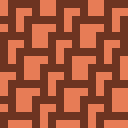
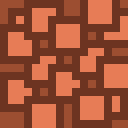
Before/after of a 128×128 layered artwork. What changed in the layer stack:
hid "Layer 1 copy 3" over [0, 112, 128, 128]
hid "Layer 1 copy 2" over [0, 80, 128, 128]
added layer "Layer 4" above "Layer 3" over [0, 0, 88, 64]
added layer "Layer 3" above "Layer 2" over [0, 0, 128, 128]
hid "Layer 1 copy" over [0, 48, 128, 104]
hid "Layer 1" over [0, 16, 128, 72]
hid "Layer 1 copy 4" over [0, 0, 128, 40]
